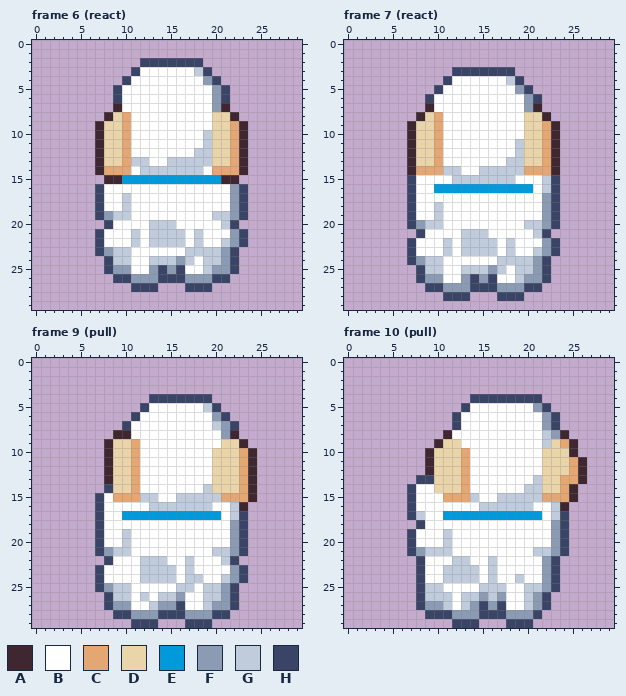
Pixel-art file -- art/minis/dog-snowball@56.aseprite. Above, as it was before the edit.
30x30 pixels, 24 frames. Shown: frame 6 (react), frame 7 (react), frame 9 (pull), frame 10 (pull). The commit also changed other frames, which this record leaves out.
Palette (. is transparent): A #3e2731  B #ffffff  C #e4a672  D #ead4aa  E #0099db  F #8b9bb4  G #c0cbdc  H #3a4466
Pixels before, frame 6 (react), first column x 7:
 2 .....HHHHHHH.....
 3 ....HBBBBBBGH....
 4 ...HBBBBBBBBFH...
 5 ..HBBBBBBBBBBFH..
 6 ..HBBBBBBBBBBFH..
 7 ..ABBBBBBBBBBFA..
 8 .ADCBBBBBBBBBDDA.
 9 ADDCBBBBBBBBBDDCA
10 ADDCBBBBBBBBGDDCA
11 ADDCBBBBBBBBGDDCA
12 ADDCBBBBBBBGGDDCA
13 ADDCGGBBGGGGGDDCA
14 ACCCBGGGGGGGBCCCA
15 .AAEEEEEEEEEEEAA.
16 HBBBBBBBBBBBBBBFH
17 HBBGBBBBBBBBBBBFH
18 HBBGBBBBBBBBBBBFH
19 HFGGBBBBBBBBBGGFH
20 .HBBBBGGGBBBBBGH.
21 HBBBGBGGGGBGBBBFH
22 HBBBGBGGGGBGBBGFH
23 HFGGBBBBBBGGGGFH.
24 .HGGBBGGGFGBGGFH.
25 .HFFBBFHFHBBGFFH.
26 ..HHFFFHHHFFFHH..
27 ....HHH...HHH....
Pixels before, frame 7 (react), first column x 7:
 3 .....HHHHHHH.....
 4 ....HBBBBBBGH....
 5 ...HBBBBBBBBFH...
 6 ..HBBBBBBBBBBFH..
 7 ..ABBBBBBBBBBFA..
 8 .ADCBBBBBBBBBDDA.
 9 ADDCBBBBBBBBBDDCA
10 ADDCBBBBBBBBBDDCA
11 ADDCBBBBBBBBGDDCA
12 ADDCBBBBBBBBGDDCA
13 ADDCBBBBBBBGGDDCA
14 ACCCGGBBGGGGGCCCA
15 HBBBBGGGGGGGBBBGH
16 HBBEEEEEEEEEEEBGH
17 HBBBBBBBBBBBBBBFH
18 HBBGBBBBBBBBBBBFH
19 HBBGBBBBBBBBBBBFH
20 HFGGBBBBBBBBBGGFH
21 .HBBBBGGGBBBBBGH.
22 HBBBGBGGGGBGBBBFH
23 HBBBGBGGGGBGBBGFH
24 HFGGBBBBBBGGGGFH.
25 .HGGBBGGGFGBGGFH.
26 .HFFBBFHFHBBGFFH.
27 ..HHFFFHHHFFFHH..
28 ....HHH...HHH....
Pixels before, frame 9 (pull), first column x 7:
 4 ......HHHHHHH.....
 5 .....HBBBBBBGH....
 6 ....HBBBBBBBBFH...
 7 ...HBBBBBBBBBGFH..
 8 ..AABBBBBBBBBBFA..
 9 .ADDCBBBBBBBBBDDA.
10 .ADDCBBBBBBBBDDDCA
11 .ADDCBBBBBBBBDDDCA
12 .ADDCBBBBBBBBDDDCA
13 .ADDCBBBBBBBBDDDCA
14 .HDDCBBBBBBBGDDDCA
15 HBCCCGGBBGGGGGCCCA
16 HBBBBBGGGGGGGBBGA.
17 HBBEEEEEEEEEEEBGH.
18 HBBBBBBBBBBBBBBFH.
19 HBBGBBBBBBBBBBBFH.
20 HBBGBBBBBBBBBBBFH.
21 HFGGBBBBBBBBBGGFH.
22 .HBBBGGGBBGBBBGH..
23 HBBBBGGGGBGBBBBFH.
24 HBBBBGGGGBGGBBGFH.
25 HFGGBBBBBGGBGGFH..
26 .HGGBGBGGFBBGGFH..
27 .HFFBBGFFHBBGFFH..
28 ..HHFFFHHHFFFHH...
29 ....HHH...HHH.....
Pixels before, frame 10 (pull), first column x 7:
 4 .......HHHHHHHH.....
 5 ......HBBBBBBBFH....
 6 .....HBBBBBBBBBFH...
 7 .....HBBBBBBBBBFH...
 8 ....ABBBBBBBBBBGFA..
 9 ...ADDBBBBBBBBBGDCA.
10 ..ADDDCBBBBBBBBDDDA.
11 ..ADDDCBBBBBBBBDDDCA
12 ..ADDDCBBBBBBBBDDDCA
13 .HHDDDCBBBBBBBGDDCCA
14 HBBDDDCBBBBBBGGDDCA.
15 HBBBCCCGBBGGGGGCCCA.
16 HBBBBBBBGGGGGGBBGA..
17 HGBBEEEEEEEEEEEBGH..
18 .HBBBBBBBBBBBBBBFH..
19 HBBBGBBBBBBBBBBBFH..
20 HBBBGBBBBBBBBBBBFH..
21 HFGGGBBBBBBBBBGGFH..
22 .HBBBGGBBGBBBBBFH...
23 .HBBGGGGBGBBBBBFH...
24 .HBBGGGGBGBBGBBFH...
25 .HGGBBBBGGGBBGGFH...
26 .HGGGBGGFGFBBGFH....
27 .HFFGBGFHFHBBGFH....
28 ..HHHFFFHHHFFFH.....
29 .....HHH...HHH......
Now the later version:
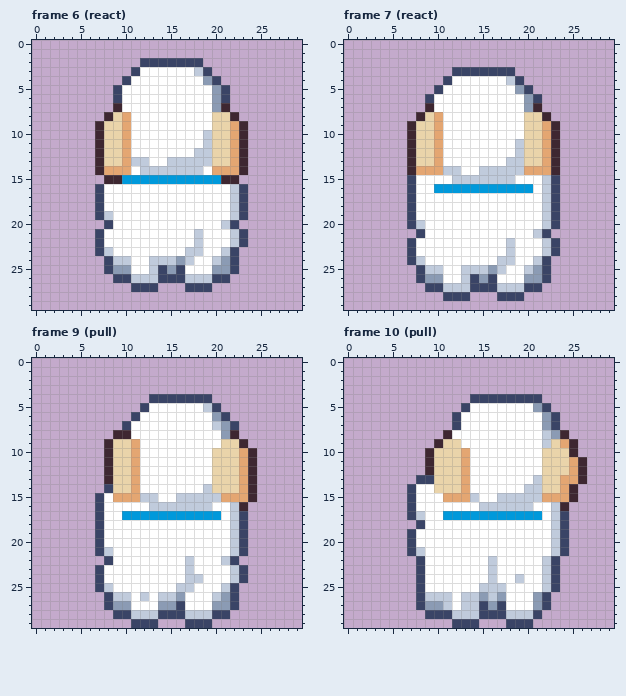
The edit:
Frame 6 (react):
Colour G becomes colour B in rows 17 to 18 at x 10; in row 19 at x 9 to 10 and 20 to 21; in row 20 at x 13 to 15; in row 21 at x 11 and 13 to 16; in row 22 at x 11, 13 to 16 and 21; in row 23 at x 9 to 10 and 19 to 20.
Colour G becomes colour B in rows 24 to 25 at x 19.
Colour F becomes colour G in rows 16 to 18 at x 22; in row 19 at x 8 and 22; in rows 21 to 22 at x 22; in row 23 at x 8 and 21; in row 25 at x 13; in row 26 at x 11 to 13 and 17 to 19.
Frame 7 (react):
Colour G becomes colour B in rows 18 to 19 at x 10; in row 20 at x 9 to 10 and 20 to 21; in row 21 at x 13 to 15; in row 22 at x 11 and 13 to 16; in row 23 at x 11, 13 to 16 and 21; in row 24 at x 9 to 10 and 19 to 20.
Colour G becomes colour B in rows 25 to 26 at x 19.
Colour F becomes colour G in rows 17 to 19 at x 22; in row 20 at x 8 and 22; in rows 22 to 23 at x 22; in row 24 at x 8 and 21; in row 26 at x 13; in row 27 at x 11 to 13 and 17 to 19.
Frame 9 (pull):
Colour G becomes colour B in rows 19 to 20 at x 10; in row 21 at x 9 to 10 and 20 to 21; in row 22 at x 12 to 14; in row 23 at x 12 to 15; in row 24 at x 12 to 15 and 21; in row 25 at x 9 to 10 and 19 to 20.
Colour G becomes colour B in row 26 at x 19; in row 27 at x 13 and 19.
Colour F becomes colour G in rows 18 to 20 at x 22; in row 21 at x 8 and 22; in rows 23 to 24 at x 22; in row 25 at x 8 and 21; in row 28 at x 11 to 13 and 17 to 19.
Frame 10 (pull):
Colour G becomes colour B in rows 19 to 20 at x 11; in row 21 at x 9 to 11 and 21 to 22; in row 22 at x 12 to 13; in rows 23 to 24 at x 11 to 14; in row 25 at x 9 to 10 and 20 to 21; in rows 26 to 27 at x 20.
Colour F becomes colour G in rows 18 to 20 at x 23; in row 21 at x 8 and 23; in rows 22 to 25 at x 22; in row 27 at x 14; in row 28 at x 12 to 14 and 18 to 20.
